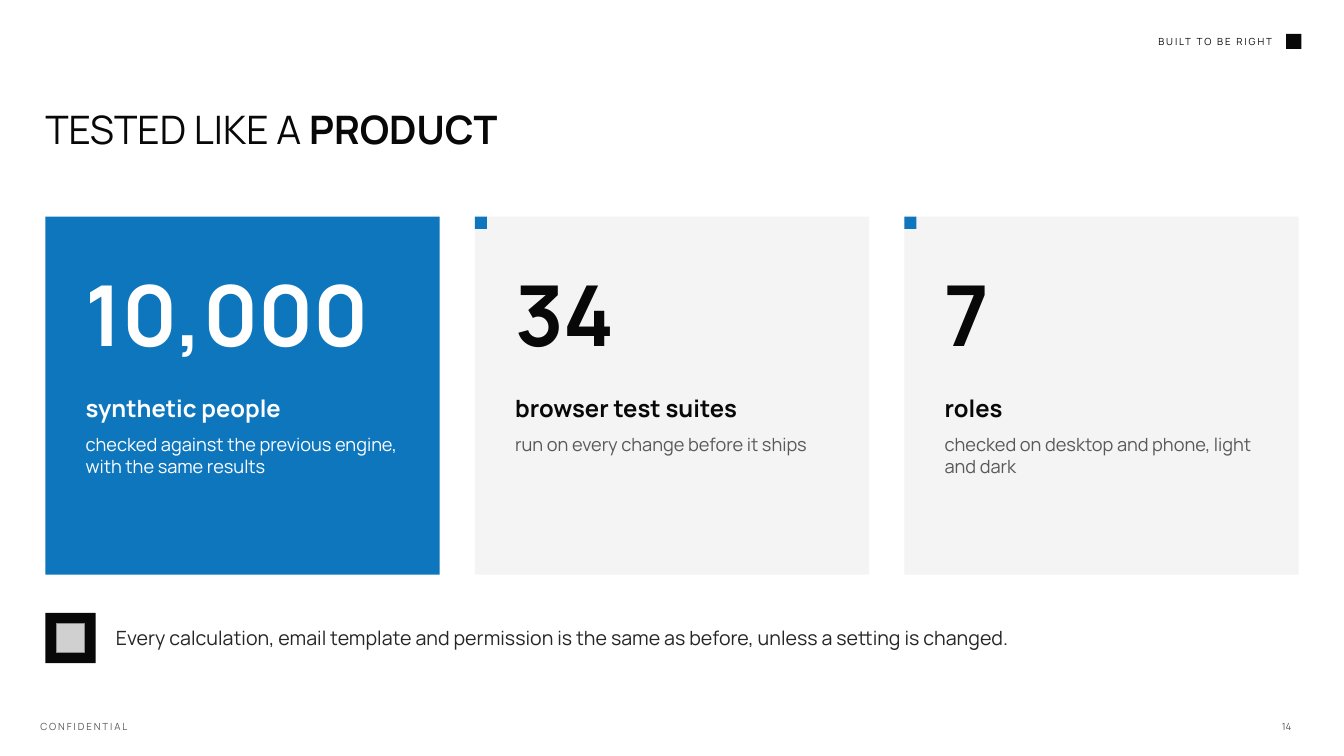
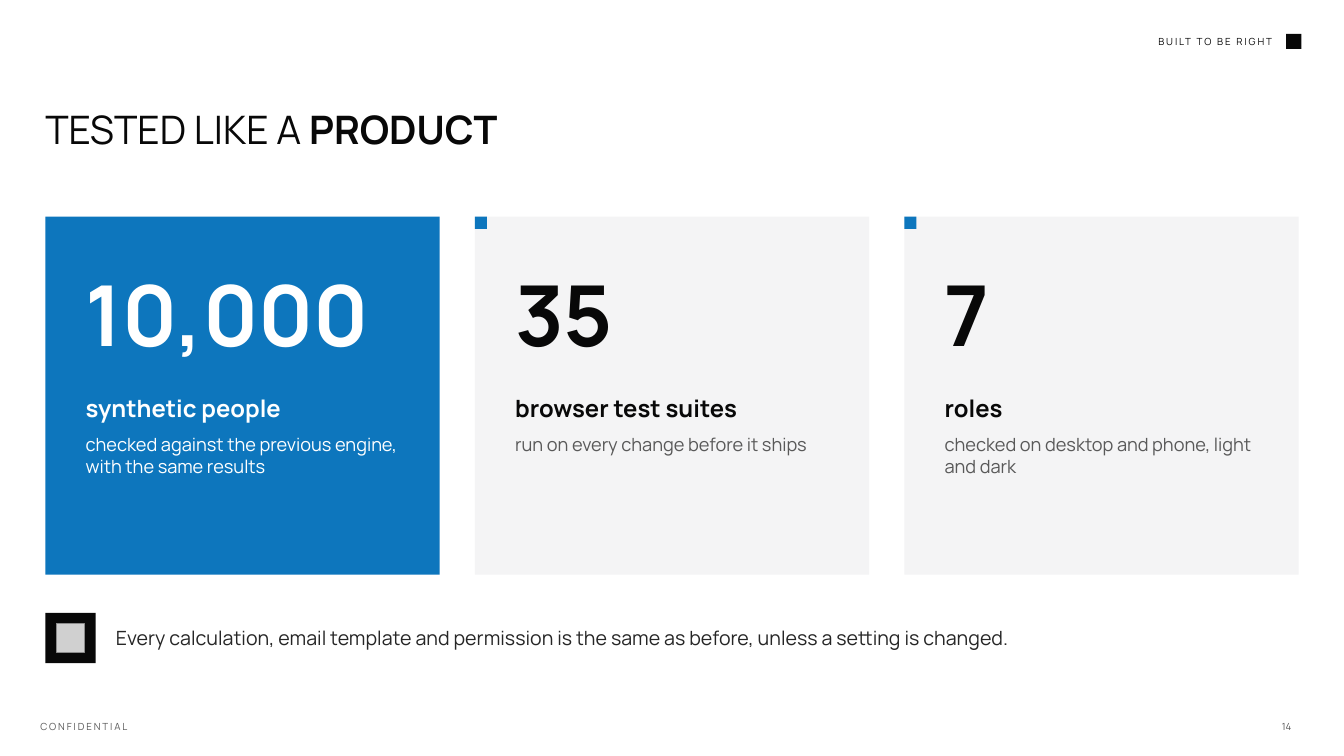
Before and after one commit to Wizdeed1/s, a slide deck: slide 14 of final/MC Monthly Report Builder - Overview.pptx. Drawn at 1344x756 pixels with LibreOffice and Linux fonts; fonts in the diff are those of the drawing; grey boxes stand for pictures; background and template pictures are left out. Boxes give left, top, right and bottom in pixels: in the first picture for what was removed or moved away, otherwise in the second. Text is boxed around its words. In the diff, an @@ line names an element or a change of style, - is before the commit and + after.

```diff
--- a/final/MC Monthly Report Builder - Overview.pptx
+++ b/final/MC Monthly Report Builder - Overview.pptx
@@ text at [515, 285, 613, 348]: text changed @@
-34
+35
```
Also in this commit, not shown: 21 other files.
